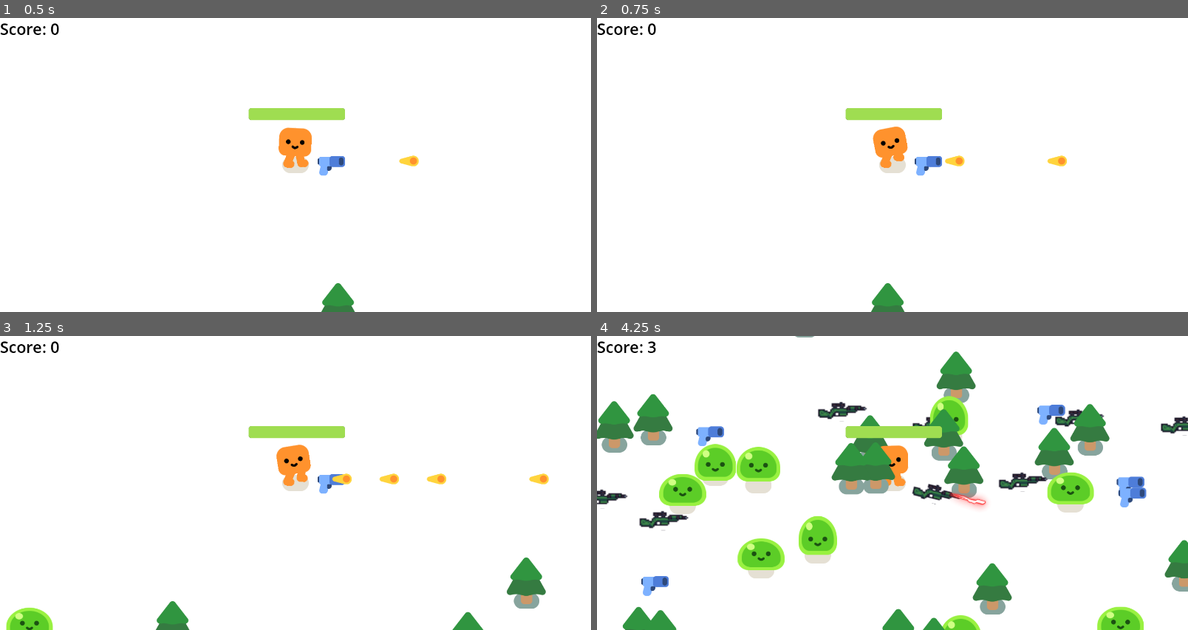
Above: before the commit, frames 1-4 (two rows, left to right).
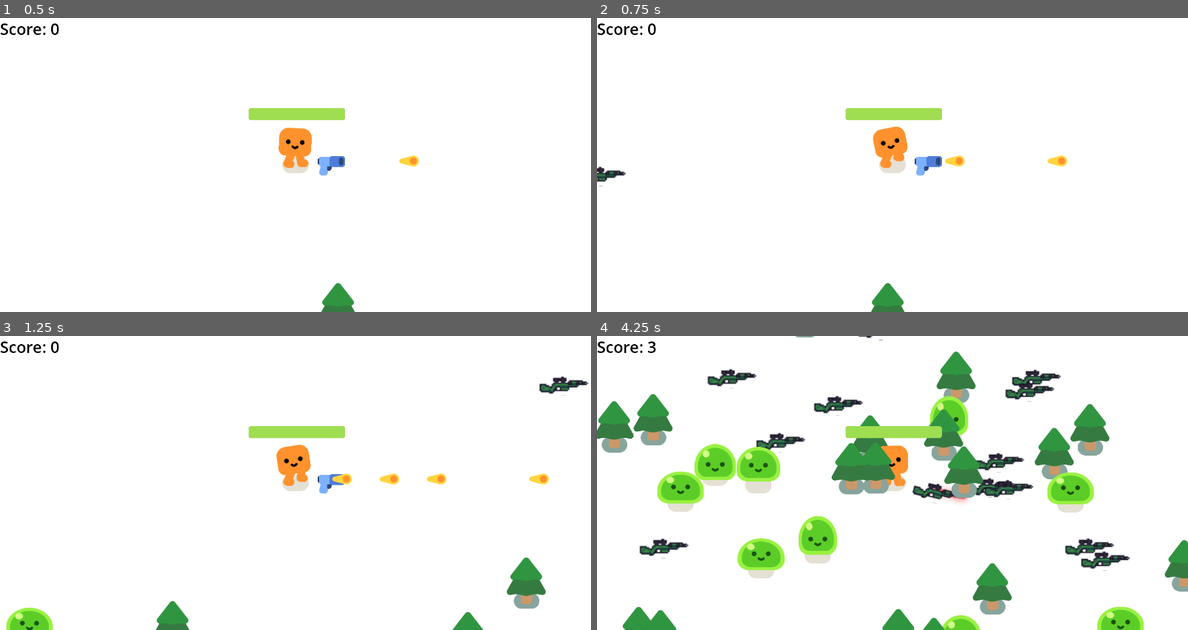
Above: after the commit, the same moments.

Repository: arad991/topdown_shooter_2d
Game: Godot game, scene res://survivors_game.tscn
Same seed, same stepped clock (60 frames per second), same inputs: the game is played once before the commit and once after it.
Inputs (mouse positions are in pixels of both pictures, inside the frame that each line leads up to):
- Up to frame 1 (0.5 s): no input
- Up to frame 2 (0.75 s): move the mouse to (1022, 150) at 0.52 s; hold D (move_right) from 0.53 s (still down)
- Up to frame 3 (1.25 s): keep holding D (move_right)
- Up to frame 4 (4.25 s): move the mouse to (774, 497) at 1.27 s; release D (move_right) at 1.28 s; hold S (move_down) 1.28-2.03 s; move the mouse to (951, 418) at 2.02 s; hold D (move_right) 2.03-2.78 s; move the mouse to (862, 541) at 2.77 s; hold W (move_up) 2.78-3.53 s; move the mouse to (1069, 527) at 3.52 s; hold A (move_left) from 3.53 s (still down)

Frame 1 is identical in both runs. In frame 2, 0.2% of the frame differs, in the area x 0-5%, y 50-58%; in frame 3, 0.3%; in frame 4, 5.9%, in the area x 0-100%, y 0-89%.

Commit message:
added floating animation for a spawned weapon, played untill its picked up ;)

Diff:
--- a/laser_gun.gd
+++ b/laser_gun.gd
@@ -1,21 +1,25 @@
 extends Node2D
 
 @export var on_floor: bool = false
+@export var weapon_global_position_y = global_position.y
 @onready var player_detector: Area2D = $PlayerDetector
+signal ready_for_animation
 
 func _ready() -> void:
+	weapon_global_position_y = global_position.y
 	if not on_floor:
 		player_detector.set_collision_mask_value(8,false) # player mask
 		var mouse_pos = get_global_mouse_position()
 		# Aim the gun at the mouse position
 		look_at(mouse_pos)
+	else:
+		ready_for_animation.emit()
 
 func _physics_process(delta: float) -> void:
 	if not on_floor:
 		var mouse_pos = get_global_mouse_position()
 		# Aim the gun at the mouse position
 		look_at(mouse_pos)
-
 
 func shoot():
 	const BULLET = preload("res://laser_bullet.tscn")
@@ -39,7 +43,12 @@
 		player_detector.set_collision_mask_value(8,false) # player mask
 		if body.has_method("pickup_and_change_weapon"):
 			body.pickup_and_change_weapon(self)
+			%FloatingAnimation.stop()
 			position = Vector2.ZERO
 			print("THIS IS THE LASER GUN")
 		else:
 			print("THIS IS NOT THE PLAYER BODY THAT HAS BEEN RECOGNIZED !!!!")
+
+
+func _on_ready_for_animation() -> void:
+	%FloatingAnimation.play("float")
--- a/laser_gun.tscn
+++ b/laser_gun.tscn
@@ -15,11 +15,48 @@
 }],
 "loop": false,
 "name": &"default",
-"speed": 0.0
+"speed": 10.0
 }]
 
 [sub_resource type="CircleShape2D" id="CircleShape2D_hrcce"]
 radius = 389.021
+
+[sub_resource type="Animation" id="Animation_780pw"]
+resource_name = "float"
+loop_mode = 1
+tracks/0/type = "value"
+tracks/0/imported = false
+tracks/0/enabled = true
+tracks/0/path = NodePath(".:position")
+tracks/0/interp = 1
+tracks/0/loop_wrap = true
+tracks/0/keys = {
+"times": PackedFloat32Array(0, 0.2, 0.4),
+"transitions": PackedFloat32Array(1, 1, 1),
+"update": 0,
+"values": [Vector2(115, -2.5), Vector2(115, -5), Vector2(115, -10)]
+}
+
+[sub_resource type="Animation" id="Animation_q7dvo"]
+length = 0.001
+tracks/0/type = "value"
+tracks/0/imported = false
+tracks/0/enabled = true
+tracks/0/path = NodePath(".:position")
+tracks/0/interp = 1
+tracks/0/loop_wrap = true
+tracks/0/keys = {
+"times": PackedFloat32Array(0),
+"transitions": PackedFloat32Array(1),
+"update": 0,
+"values": [Vector2(0, 0)]
+}
+
+[sub_resource type="AnimationLibrary" id="AnimationLibrary_6211t"]
+_data = {
+"RESET": SubResource("Animation_q7dvo"),
+"float": SubResource("Animation_780pw")
+}
 
 [sub_resource type="CapsuleShape2D" id="CapsuleShape2D_aj57c"]
 radius = 23.0
@@ -36,9 +73,9 @@
 [node name="WeaponPivot" type="Marker2D" parent="."]
 
 [node name="LaserGun" type="AnimatedSprite2D" parent="WeaponPivot"]
-position = Vector2(115, 0)
 scale = Vector2(3.41463, 3.05882)
 sprite_frames = SubResource("SpriteFrames_b1efh")
+autoplay = "default"
 
 [node name="LaserShootingPoint" type="Marker2D" parent="WeaponPivot/LaserGun"]
 unique_name_in_owner = true
@@ -54,6 +91,14 @@
 [node name="CollisionShape2D" type="CollisionShape2D" parent="WeaponPivot/LaserGun/SpawnDetector"]
 shape = SubResource("CircleShape2D_hrcce")
 
+[node name="FloatingAnimation" type="AnimationPlayer" parent="WeaponPivot"]
+unique_name_in_owner = true
+root_node = NodePath("../LaserGun")
+libraries = {
+"": SubResource("AnimationLibrary_6211t")
+}
+autoplay = "float"
+
 [node name="PlayerDetector" type="Area2D" parent="."]
 collision_layer = 16
 collision_mask = 128
@@ -63,5 +108,6 @@
 rotation = -1.57175
 shape = SubResource("CapsuleShape2D_aj57c")
 
+[connection signal="ready_for_animation" from="." to="." method="_on_ready_for_animation"]
 [connection signal="timeout" from="ShootTimer" to="." method="_on_timer_timeout"]
 [connection signal="body_entered" from="PlayerDetector" to="." method="_on_player_detector_body_entered"]
--- a/player.gd
+++ b/player.gd
@@ -56,10 +56,3 @@
 		if current_weapon:
 			current_weapon.queue_free()
 		current_weapon = weapon
-
-#func _on_hurt_box_area_entered(area: Area2D) -> void:
-	#var current_gun = get_current_gun_node()
-	#if area.has_method("is_weapon") and area.is_weapon() and area != current_gun:
-		#area.process_mode = Node.PROCESS_MODE_INHERIT
-		#remove_child(current_gun)
-		#add_child(area) # Equip the weapon
--- a/survivors_game.gd
+++ b/survivors_game.gd
@@ -71,8 +71,8 @@
 
 func spawn_weapon():
 	var weapons_array = [preload("res://gun.tscn"), preload("res://laser_gun.tscn")]
-	var selected_weapon_index = randi() % (weapons_array.size())
-	#var selected_weapon_index = 0
+	#var selected_weapon_index = randi() % (weapons_array.size())
+	var selected_weapon_index = 1
 	# TODO: Add slot adaptility, for future multipule weapon holdings
 	# For now, we assume the player always can equip the picked up weapon (slot wise)
 	var player_pos = player.global_position
@@ -104,6 +104,7 @@
 		if not collision_detected:
 			#new_weapon.process_mode = PROCESS_MODE_DISABLED
 			add_child(new_weapon)
+			print(new_weapon.global_position)
 			break
 		else:
 			new_weapon.queue_free()
Not shown: 1 places in laser_gun.tscn that only renumber resources
